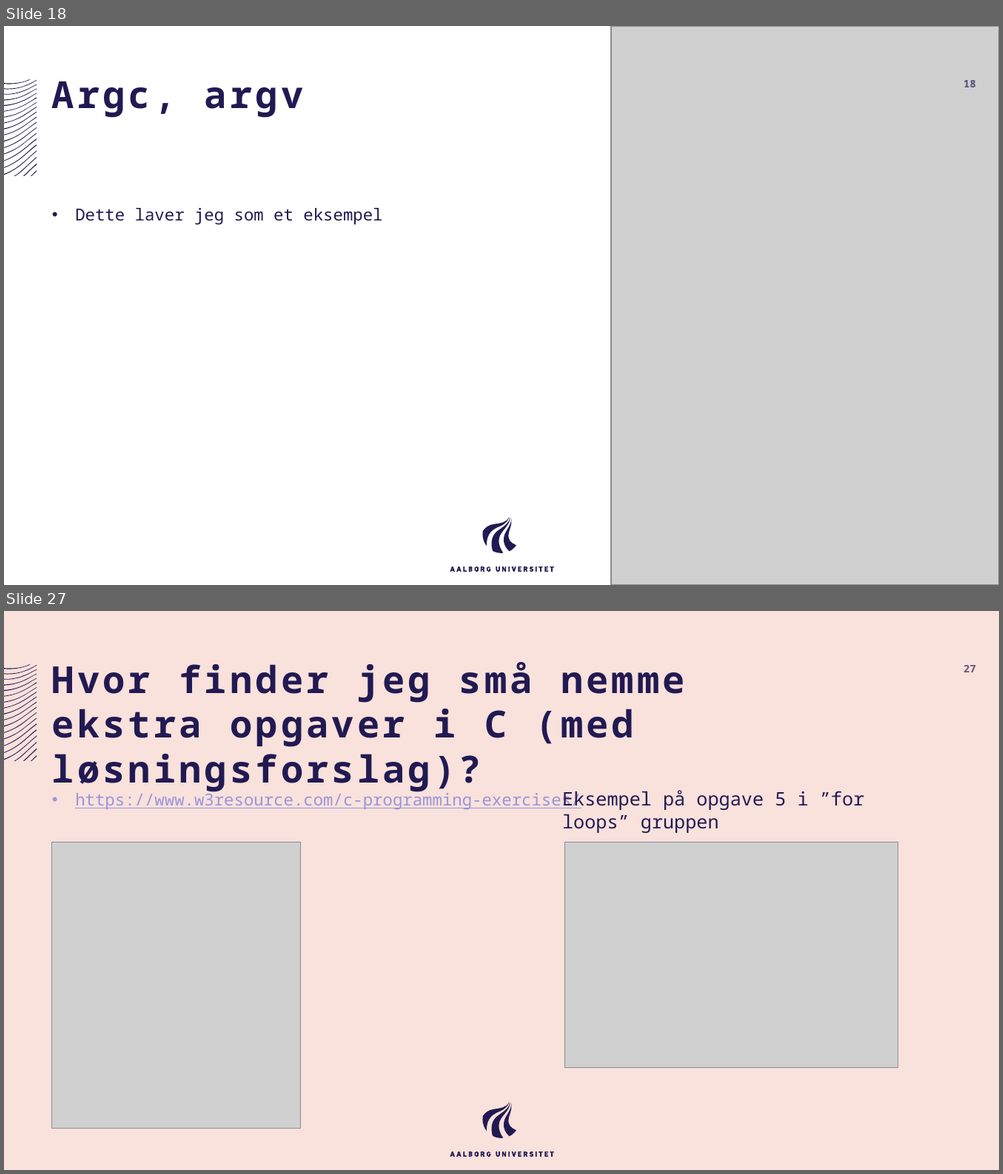
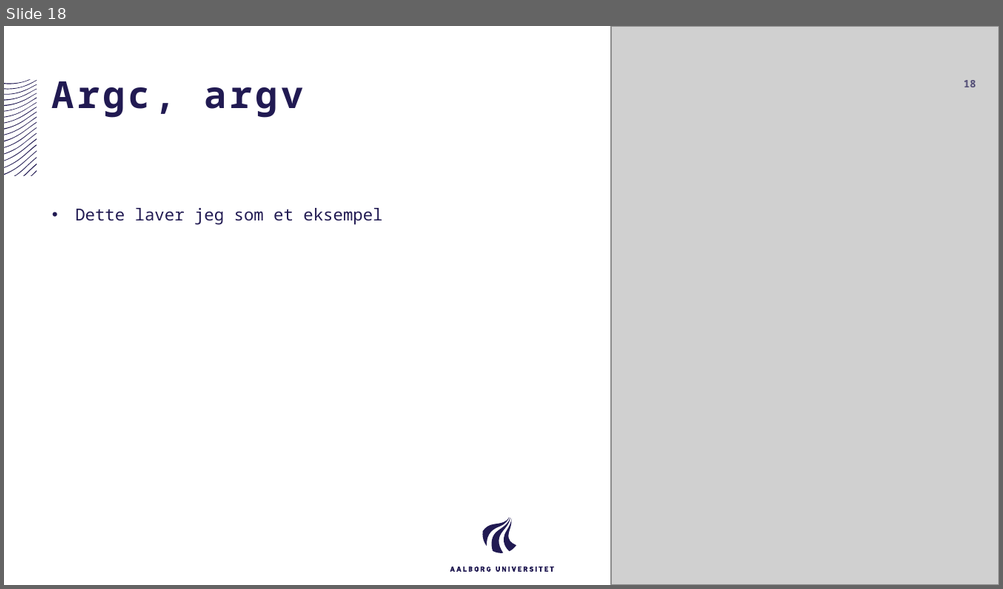
Before and after one commit to AAU-ST1-Programming/iterative_controlstructures, a slide deck: iterative_controlstructures.pptx. Shown one above the other, each under a label of ours: slides 18 and 27 before the commit, slide 18 after it; the slides between them are not shown. The pictures are 1003x1174 and 1003x589 pixels, drawn with LibreOffice and Linux fonts; fonts in the diff are those of the drawing; grey boxes stand for pictures. Boxes give left, top, right and bottom in pixels: in the first picture for what was removed or moved away, otherwise in the second. Text is boxed around its words. In the diff, an @@ line names an element or a change of style, - is before the commit and + after.

```diff
--- a/iterative_controlstructures.pptx
+++ b/iterative_controlstructures.pptx
@@ slide 27 removed at (4, 611, 999, 1170), background #F9E1DC; not listed: 40 template elements that a slide beside it also shows @@
@@ title removed at (52, 662, 685, 792) @@
-Hvor finder jeg små nemme ekstra opgaver i C (med løsningsforslag)?
@@ page number removed at (963, 665, 976, 672) @@
-27
@@ text removed at (75, 791, 580, 810) @@
-• https://www.w3resource.com/c-programming-exercises/
@@ text removed at (562, 790, 864, 833) @@
-Eksempel på opgave 5 i ”for loops” gruppen
@@ picture removed at (52, 843, 301, 1129) @@
@@ picture removed at (565, 843, 898, 1068) @@
```
Also in this commit, not shown: 18 slides changed, 6 other slides removed, 1 other file.
